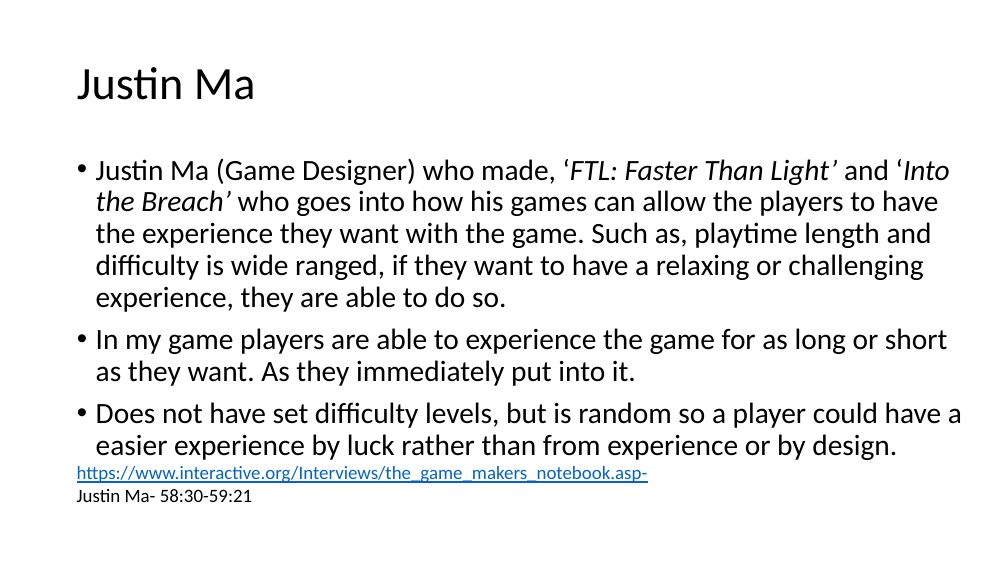
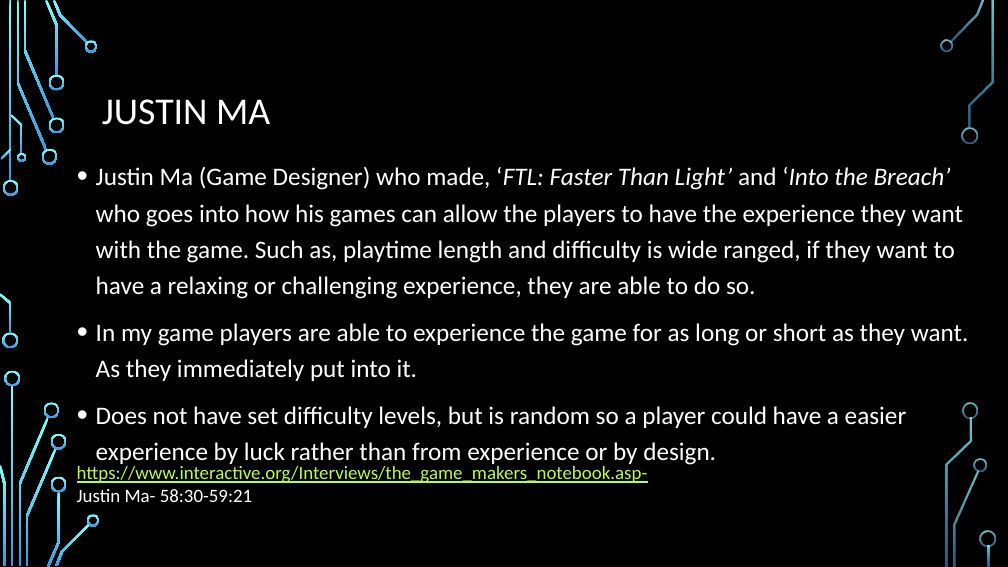
Before and after one commit to Mukkablue/PotatoEatersGame, a slide deck: slide 5 of ExamPresentationTemplate.pptx. Drawn at 1008x567 pixels with LibreOffice and Linux fonts; fonts in the diff are those of the drawing; background and template pictures are left out. Boxes give left, top, right and bottom in pixels: in the first picture for what was removed or moved away, otherwise in the second. Text is boxed around its words. In the diff, an @@ line names an element or a change of style, - is before the commit and + after.

```diff
--- a/ExamPresentationTemplate.pptx
+++ b/ExamPresentationTemplate.pptx
@@ background #FFFFFF to picture (left out) @@
@@ title at [102,99,270,125]: text changed; size 44 to 36 pt; text colour #000000 to #FFFFFF @@
-Justin Ma
+JUSTIN MA
@@ text "Justin Ma (Game Designer) who ..." at [96,167,969,467]: size 28 to 24 pt, text colour #000000 to #FFFFFF; line spacing 0.9 to 1.2 @@
@@ text "https://www.interactive.org/Interviews/the_game_makers_noteb ..." at [77,466,648,502]: text colour #0563C1 to #B8FA56 in "https://www.interactive.org/Interviews/the_game_makers_noteb ..."; text colour #000000 to #FFFFFF in "Justin Ma- 58:30-59:21" @@
@@ group added at [0,0,996,567]: 33 freeform shapes, 3 rectangles @@
```
Also in this commit, not shown: 10 other slides changed.
